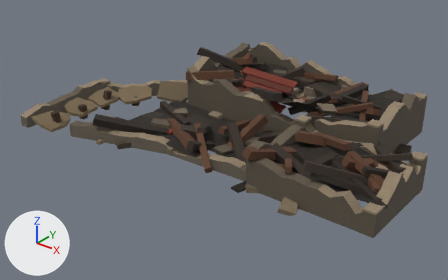
The glTF model unity/Assets/Overrides/Features/VerBuild05b.glb as it was, and as the next commit left it.
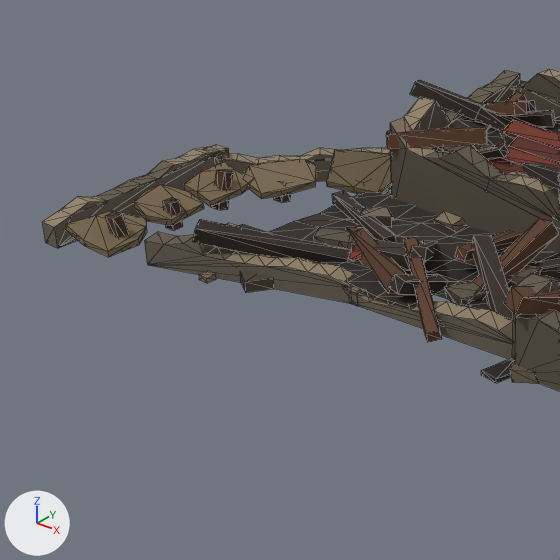
Each version appears first whole from a 50 mm camera at (9.57, -13.25, 7.52) aimed at (-0.15, -1.1, -0.02), and next in a close-up on the part from 0% to 60% of the width and 3% to 99% of the height. The lights are fixed; the arrows at lower left show +X, +Y and +Z. The last two pictures show the newer version. The close-ups show mesh edges as thin lines. Vertices at exactly the same position are counted once.

Names of what the first close-up shows: 'VerBuild05b_wall'.
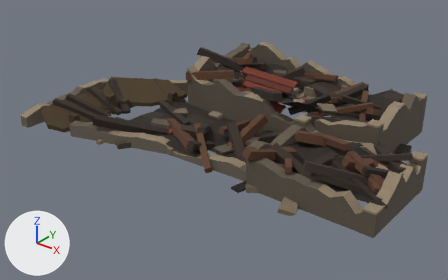
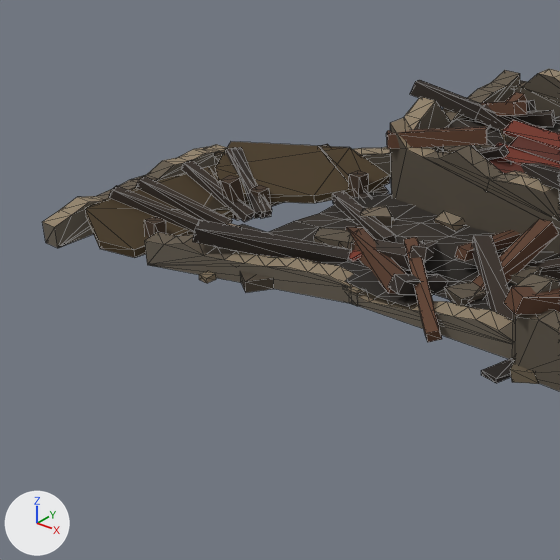
Changed parts and their boxes [x1, y1, x2, y2] in the close-ups (560 x 560 px; the box of a moved part takes in the faces that stretch with it):
'VerBuild05b_wall', reshaped: [42, 69, 560, 391] in both
part 1 of me_verbuild05b_wall, moved or reshaped (not visible before): after [144, 216, 166, 237]
part 2 of me_verbuild05b_wall, moved or reshaped: before [105, 211, 129, 252]; after [220, 175, 246, 220]
part 3 of me_verbuild05b_wall, moved or reshaped: before [163, 197, 183, 230]; after [249, 185, 272, 209]
part 4 of me_verbuild05b_wall, deleted (brown): before [65, 159, 359, 257]
part 5 of me_verbuild05b_wall, built on: before [184, 150, 391, 206]; after [85, 142, 390, 258]

The change, as a diff of the scene's bpy script:
```diff
--- a/unity/Assets/Overrides/Features/VerBuild05b.glb.py
+++ b/unity/Assets/Overrides/Features/VerBuild05b.glb.py
@@ mat_verbuild05b_thatch @@
 mat_verbuild05b_thatch = principled_material('VerBuild05b_thatch')
-mat_verbuild05b_thatch.base_color = (0.194, 0.14, 0.0787)  # brown #7a694f
+mat_verbuild05b_thatch.base_color = (0.0627, 0.0395, 0.0149)  # brown #473821
 mat_verbuild05b_thatch.roughness = 0.9
@@ mat_verbuild05b_thatch2 @@
 mat_verbuild05b_thatch2 = principled_material('VerBuild05b_thatch2')
-mat_verbuild05b_thatch2.base_color = (0.135, 0.097, 0.0554)  # brown #675843
+mat_verbuild05b_thatch2.base_color = (0.034, 0.0223, 0.00923)  # brown #342918
 mat_verbuild05b_thatch2.roughness = 0.9
@@ me_verbuild05b_wall @@
 # used by ob_verbuild05b_wall; location = (0.0, 0.0, 0.0)
-me_verbuild05b_wall.from_pydata(...)  # 1621 vertices, 2568 faces; spans x -5.33..5.28, y -4.05..3.08, z -0.01..1.63
+me_verbuild05b_wall.from_pydata(...)  # 1603 vertices, 2528 faces; spans x -5.33..5.28, y -4.05..3.08, z -0.01..1.63
+# me_verbuild05b_wall part 1: the loose piece of 8 vertices spanning x -2.19..-2.02, y 0.71..0.92, z -0.01..0.42 is scaled about its middle by (1.21, 1.21, 1.04), then moved by (-1.83, -4.03, 0.01)
+# me_verbuild05b_wall part 2: the loose piece of 8 vertices spanning x -4.43..-4.26, y -3.64..-3.38, z -0.01..0.54 is scaled about its middle by (1.21, 1.19, 1.15), then moved by (0.41, 1.75, 0.04)
+# me_verbuild05b_wall part 3: the loose piece of 8 vertices spanning x -4.43..-4.26, y -2.66..-2.48, z 0.0..0.42 is scaled about its middle by (1.21, 1.22, 0.88), then moved by (0.56, 1.18, -0.03)
+# me_verbuild05b_wall part 4: 7 loose pieces with 88 vertices, spanning x -4.88..-1.62, y -4.04..1.31, z -0.01..0.57, are deleted
+# me_verbuild05b_wall part 5
+# 32 vertices are removed from x -4.76..-2.57, y -2.07..0.61, z 0.12..0.56
+# 56 faces are deleted
+# 83 vertices are added at x -4.93..-2.32, y -3.95..0.09, z -0.01..0.69
+# 19 new vertices lie (0.0, 0.0, 0.12) away from vertices in x -4.93..-2.53, y -3.95..0.09, z 0.02..0.59
+# 60 new faces join them, mat_verbuild05b_r_char2 (brown #362b23)
+# 12 new faces join them, mat_verbuild05b_r_char (black #2b231c)
+# 52 new faces join them, mat_verbuild05b_thatch (brown #473821)
+# 28 new faces join them, mat_verbuild05b_thatch2 (brown #342918)
+# 12 new faces join them, mat_verbuild05b_post (brown #403021)
 me_verbuild05b_wall.materials.append(mat_verbuild05b_wall)
```
